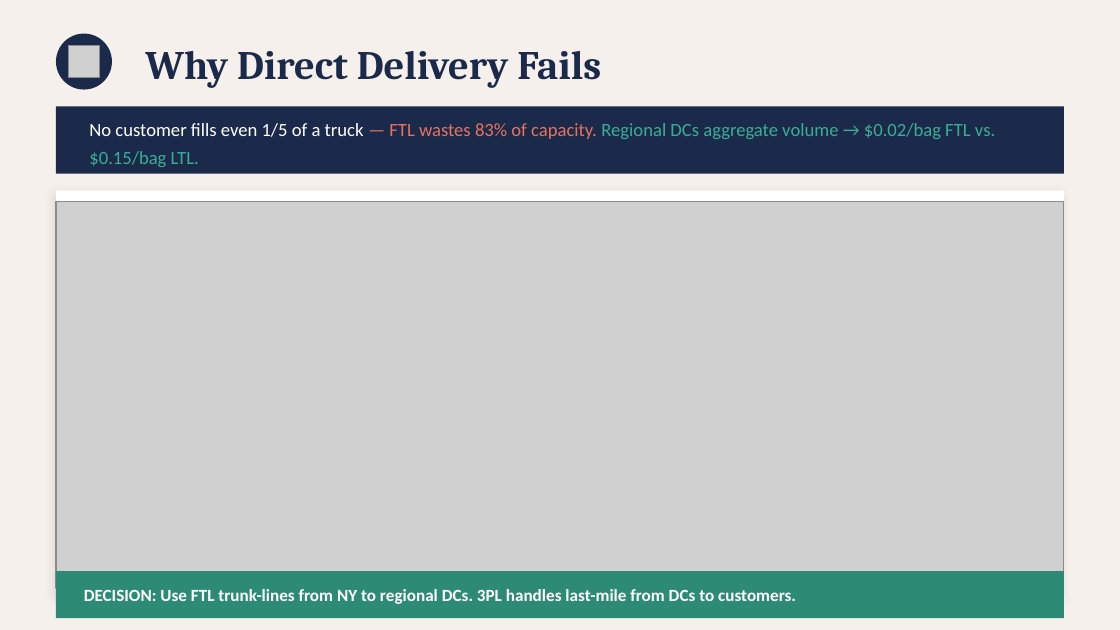
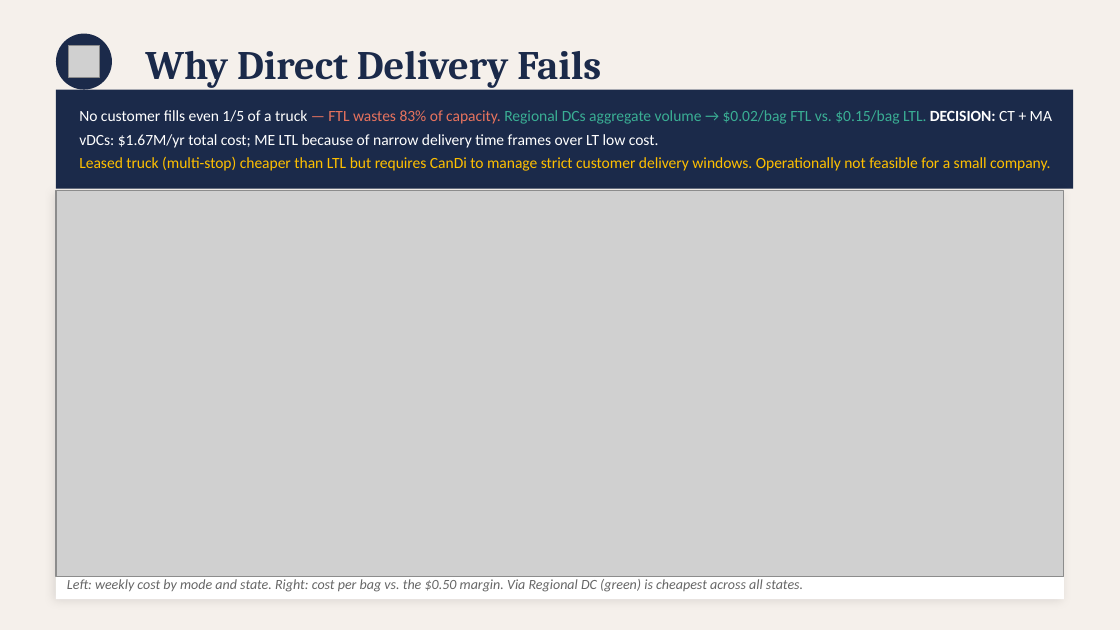
Before and after one commit to DanielRegaladoUMiami/CanDi-Supply-Chain-Design, a slide deck: slide 5 of CanDi_Supply_Chain_Presentation.pptx (slide 4 before the commit). Drawn at 1120x630 pixels with LibreOffice and Linux fonts; fonts in the diff are those of the drawing; grey boxes stand for pictures. Boxes give left, top, right and bottom in pixels: in the first picture for what was removed or moved away, otherwise in the second. Text is boxed around its words. In the diff, an @@ line names an element or a change of style, - is before the commit and + after.

```diff
--- a/CanDi_Supply_Chain_Presentation.pptx
+++ b/CanDi_Supply_Chain_Presentation.pptx
@@ rectangle: place and size @@
-rectangle at bbox=[56, 106, 1064, 174]
+rectangle at bbox=[56, 90, 1073, 189]
@@ text at bbox=[79, 110, 1052, 171]: text changed; size 12 to 10 pt; text colour #3AAE94 to #FFC000 @@
-No customer fills even 1/5 of a truck — FTL wastes 83% of capacity. Regional DCs aggregate volume → $0.02/bag FTL vs. $0.15/bag LTL.
+No customer fills even 1/5 of a truck — FTL wastes 83% of capacity. Regional DCs aggregate volume → $0.02/bag FTL vs. $0.15/bag LTL. DECISION: CT + MA vDCs: $1.67M/yr total cost; ME LTL because of narrow delivery time frames over LT low cost.
+Leased truck (multi-stop) cheaper than LTL but requires CanDi to manage strict customer delivery windows. Operationally not feasible for a small company.
@@ picture: place and size @@
-picture at bbox=[56, 202, 1064, 588]
+picture at bbox=[56, 190, 1064, 577]
@@ text "Left: weekly cost by mode ...": place and size @@
-text "Left: weekly cost by mode ..." at bbox=[56, 571, 1064, 618]
+text "Left: weekly cost by mode ..." at bbox=[67, 579, 803, 592]
@@ text "Left: weekly cost by mode ..." at bbox=[67, 579, 803, 592]: fill #2D8B75 to none @@
@@ text at bbox=[67, 579, 803, 592]: text added @@
+Left: weekly cost by mode and state. Right: cost per bag vs. the $0.50 margin. Via Regional DC (green) is cheapest across all states.
@@ text removed at bbox=[84, 589, 796, 604] @@
-DECISION: Use FTL trunk-lines from NY to regional DCs. 3PL handles last-mile from DCs to customers.
```
Also in this commit, not shown: 7 other slides changed, 1 other file.
